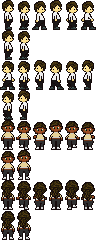
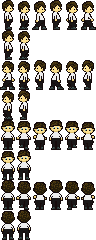
The second 96 x 240 image is a revision of the first. Changes to its layers:
painted on "hair" over (2, 180, 94, 230)
painted on "main_character" over (2, 120, 94, 239)
